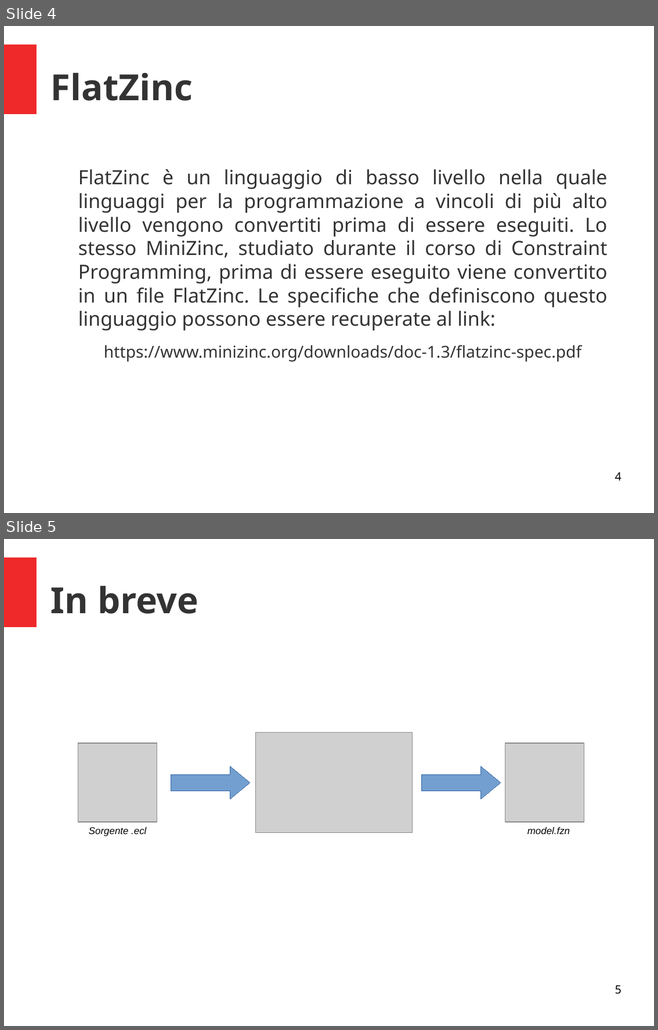
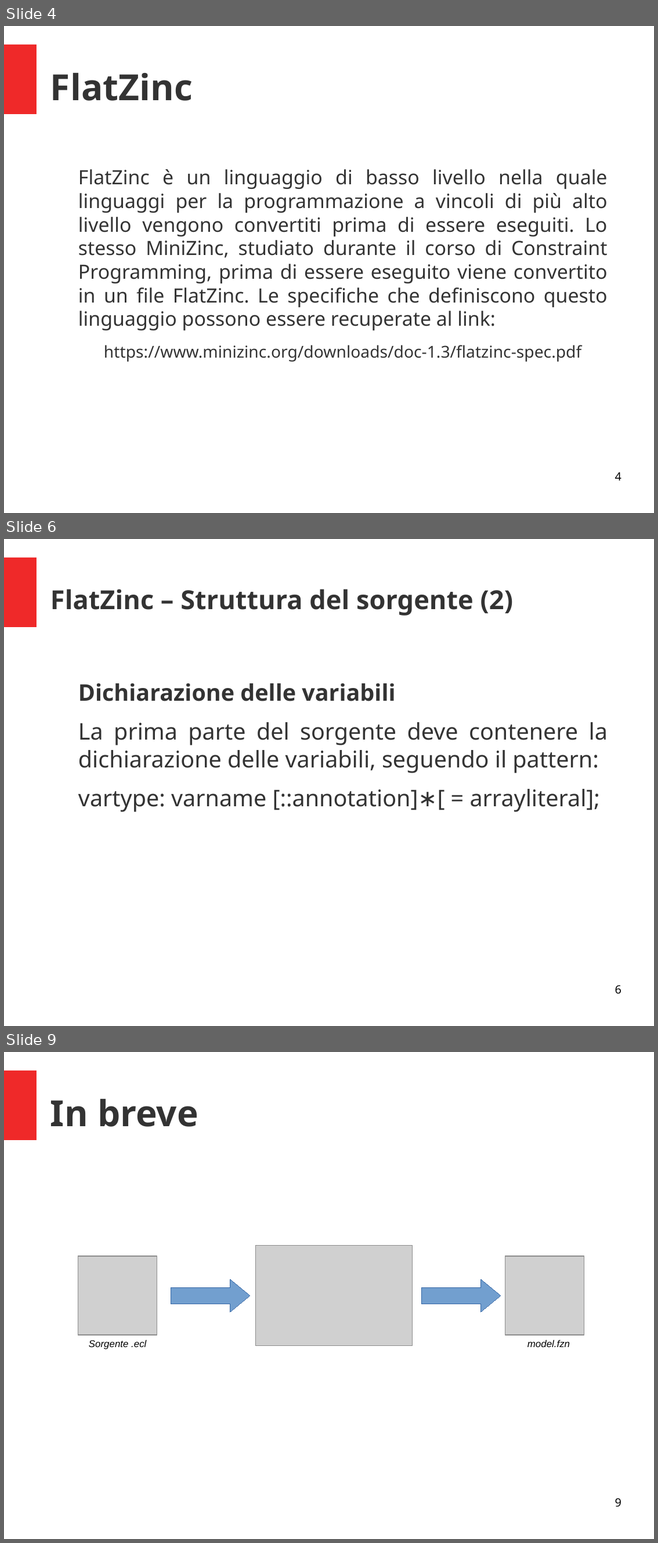
Before and after one commit to padovanl/eclipse2flatzinc, a slide deck: presentazione.odp. Shown one above the other, each under a label of ours: slides 4 and 5 before the commit, slides 4, 6 and 9 after it; the slides between them are not shown. The pictures are 658x1030 and 658x1543 pixels, drawn with LibreOffice and Linux fonts; fonts in the diff are those of the drawing; grey boxes stand for pictures. Boxes give left, top, right and bottom in pixels: in the first picture for what was removed or moved away, otherwise in the second. Text is boxed around its words. In the diff, an @@ line names an element or a change of style, - is before the commit and + after.

```diff
--- a/presentazione.odp
+++ b/presentazione.odp
@@ slide 6 added at (4,539,654,1026), background #FFFFFF; not listed: 1 template element that a slide beside it also shows @@
@@ title added at (50,589,513,616), 32 pt, text #333333, bold @@
+FlatZinc – Struttura del sorgente (2)
@@ text added at (78,683,607,812), 28 pt, text #333333 @@
+Dichiarazione delle variabili
+La prima parte del sorgente deve contenere la dichiarazione delle variabili, seguendo il pattern:
+vartype: varname [::annotation]∗[ = arrayliteral];
@@ page number added at (615,985,621,994), 14 pt, text #000000 @@
+6
@@ what was slide 5 is now slide 9 @@
@@ page number at (615,1498,621,1507): text changed @@
-5
+9
```
Also in this commit, not shown: 3 other slides added, 1 other file.
